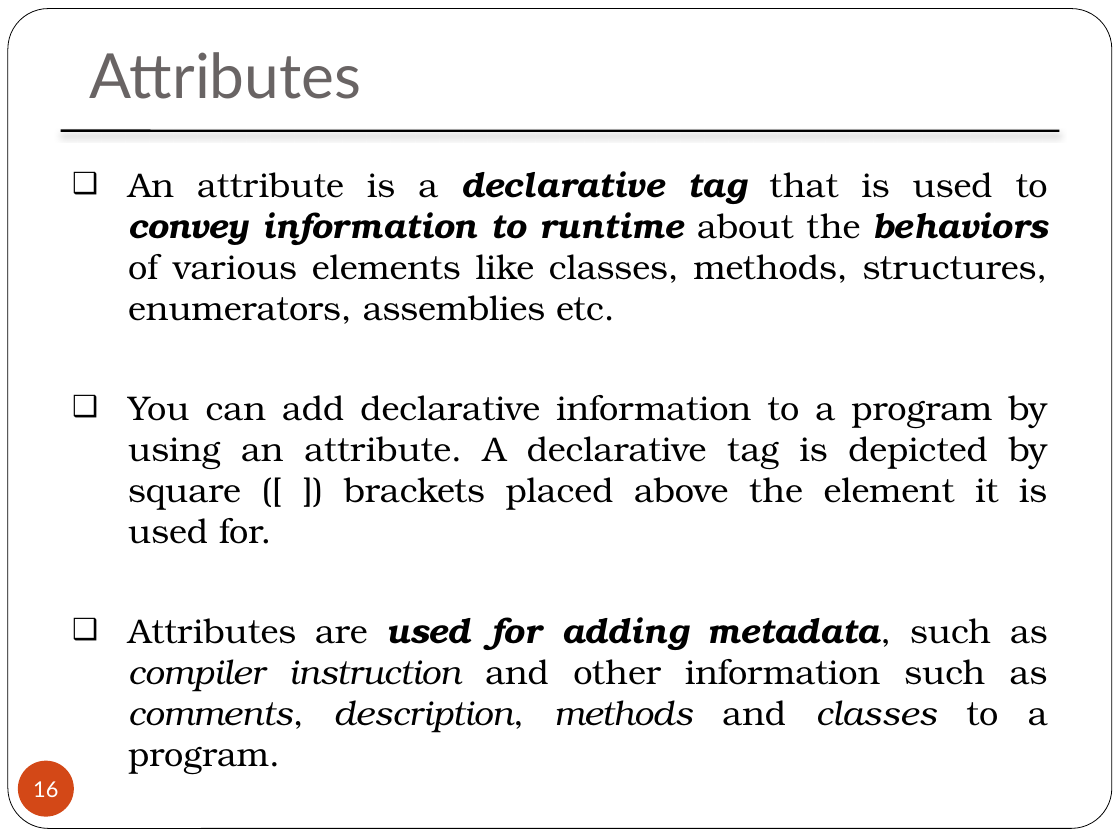
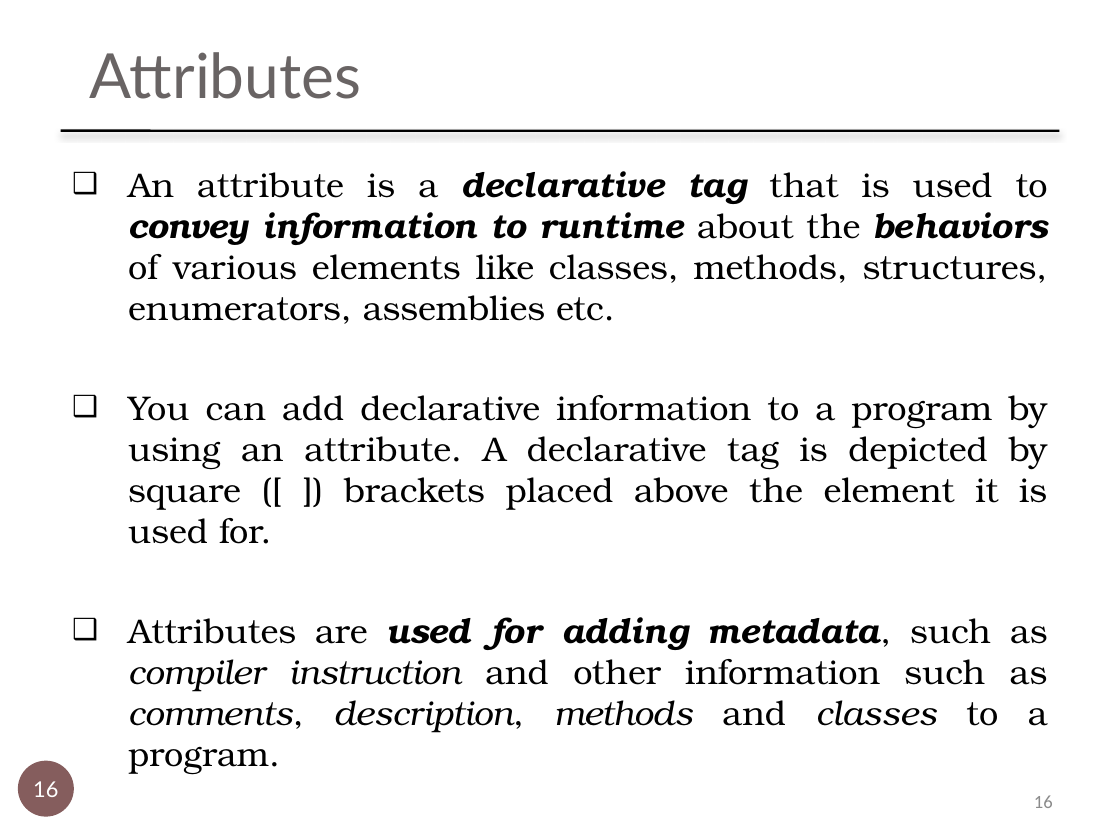
Before and after one commit to MaulikPatel295/MaulikPatel295, a slide deck: slide 16 of ALA/2160711_150124116006.pptx. Drawn at 1120x840 pixels with LibreOffice and Linux fonts; fonts in the diff are those of the drawing. Boxes give left, top, right and bottom in pixels: in the first picture for what was removed or moved away, otherwise in the second. Text is boxed around its words. In the diff, an @@ line names an element or a change of style, - is before the commit and + after.

```diff
--- a/ALA/2160711_150124116006.pptx
+++ b/ALA/2160711_150124116006.pptx
@@ rounded rectangle removed at <box>8,9,1112,829</box> @@
@@ page number at <box>18,760,74,816</box>: alignment centre to justified; fill #D34817 to #855D5D @@
@@ page number added at <box>1034,795,1053,808</box>, 12 pt, text #8C8C8C @@
+16
```
Also in this commit, not shown: 21 other slides changed, 1 other file.
